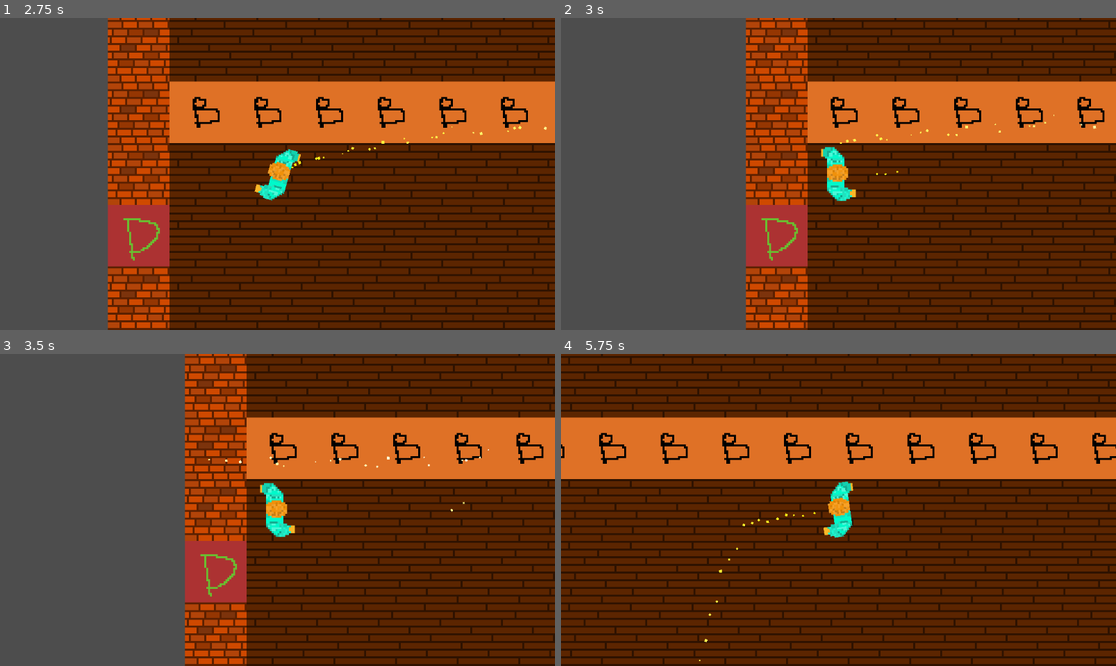
Above: before the commit, frames 1-4 (two rows, left to right).
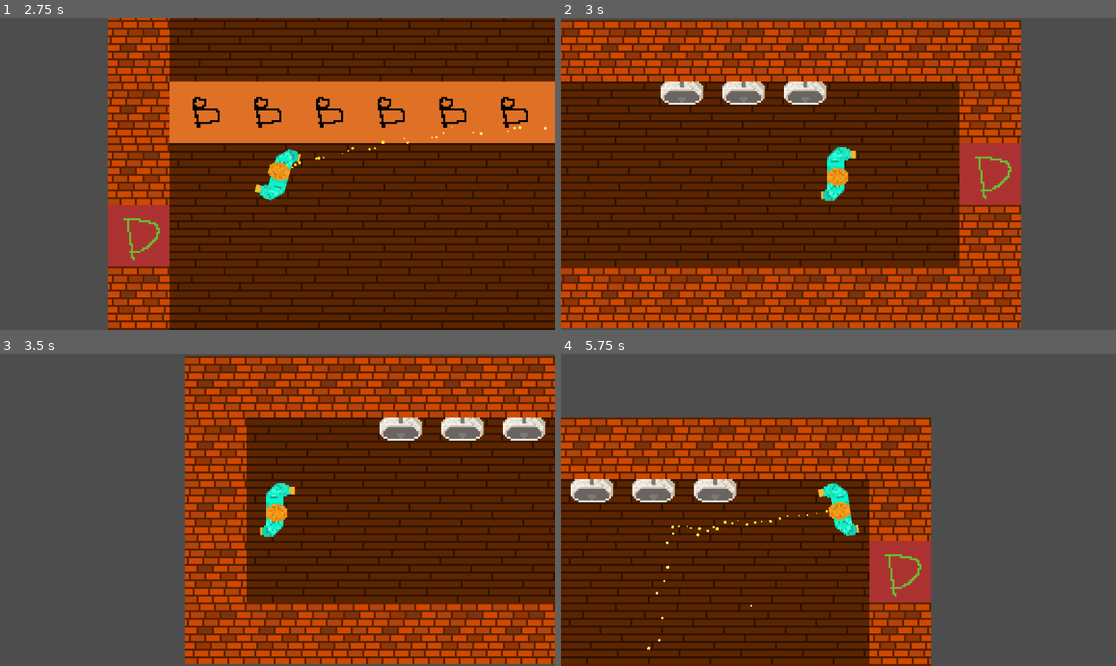
Above: after the commit, the same moments.

Repository: Jibby-Games/PizzaJam11
Game: Godot game, scene res://menu/intro.tscn
Same seed, same stepped clock (60 frames per second), same inputs: the game is played once before the commit and once after it.
Inputs (mouse positions are in pixels of both pictures, inside the frame that each line leads up to):
- Up to frame 1 (2.75 s): move the mouse to (249, 236) at 0.52 s; press the mouse at (249, 236) at 0.53 s; hold W (up) 0.53-2.03 s; move the mouse to (444, 220) at 1.27 s; release the mouse at (444, 220) at 1.28 s; click (444, 220) at 1.35 s; move the mouse to (111, 127) at 2.02 s; press the mouse at (111, 127) at 2.03 s; hold A (left) from 2.03 s (still down)
- Up to frame 2 (3 s): keep holding A (left); move the mouse to (866, 174) at 2.77 s; release the mouse at (866, 174) at 2.78 s; click (866, 174) at 2.85 s
- Up to frame 3 (3.5 s): keep holding A (left)
- Up to frame 4 (5.75 s): move the mouse to (755, 432) at 3.52 s; release A (left) at 3.53 s; press the mouse at (755, 432) at 3.53 s; hold S (down) 3.53-4.28 s; move the mouse to (960, 494) at 4.27 s; release the mouse at (960, 494) at 4.28 s; hold D (right) 4.28-5.03 s; click (960, 494) at 4.35 s; move the mouse to (727, 525) at 5.02 s; press the mouse at (727, 525) at 5.03 s; hold W (up) from 5.03 s (still down)

Frame 1 is identical in both runs. In frame 2, 86% of the frame differs, in the area x 0-100%, y 0-100%; in frame 3, 35%; in frame 4, 70%.

Commit message:
add levels singleton and door trigger

Diff:
--- a/levels/bar.tscn
+++ b/levels/bar.tscn
@@ -1,8 +1,9 @@
-[gd_scene load_steps=4 format=3 uid="uid://cak252ax2v75u"]
+[gd_scene load_steps=5 format=3 uid="uid://cak252ax2v75u"]
 
 [ext_resource type="TileSet" uid="uid://d3jvv1lwq2d2n" path="res://levels/tileset.tres" id="1_c65sc"]
 [ext_resource type="PackedScene" uid="uid://bhx1yxdibm2j7" path="res://player/player.tscn" id="2_fp0kv"]
-[ext_resource type="PackedScene" uid="uid://qelvutlfkss6" path="res://objects/urinal.tscn" id="3_umbor"]
+[ext_resource type="PackedScene" uid="uid://dibhmbwefhtgx" path="res://objects/door_trigger.tscn" id="3_t1mot"]
+[ext_resource type="PackedScene" uid="uid://b82exjq3jokox" path="res://levels/bathroom.tscn" id="4_2djfm"]
 
 [node name="Bar" type="Node2D"]
 
@@ -19,6 +20,6 @@
 rotation = -1.56797
 metadata/_edit_group_ = true
 
-[node name="Urinal" parent="TileMap" instance=ExtResource("3_umbor")]
-position = Vector2(-592, -304)
-rotation = -1.5708
+[node name="DoorTrigger" parent="TileMap" instance=ExtResource("3_t1mot")]
+position = Vector2(-592, -368)
+next_scene = ExtResource("4_2djfm")
--- /dev/null
+++ b/levels/levels.gd
@@ -0,0 +1,4 @@
+extends Node
+
+func change_to(next_level: PackedScene) -> void:
+	get_tree().change_scene_to_packed(next_level)
--- /dev/null
+++ b/levels/levels.tscn
@@ -0,0 +1,6 @@
+[gd_scene load_steps=2 format=3 uid="uid://ftaifnhfowav"]
+
+[ext_resource type="Script" path="res://levels/levels.gd" id="1_tw3du"]
+
+[node name="Levels" type="Node"]
+script = ExtResource("1_tw3du")
--- /dev/null
+++ b/objects/door_trigger.gd
@@ -0,0 +1,6 @@
+extends Area2D
+
+@export var next_scene : PackedScene
+
+func _on_body_entered(body: Node2D) -> void:
+	Levels.change_to(next_scene)
--- /dev/null
+++ b/objects/door_trigger.tscn
@@ -0,0 +1,16 @@
+[gd_scene load_steps=3 format=3 uid="uid://dibhmbwefhtgx"]
+
+[ext_resource type="Script" path="res://objects/door_trigger.gd" id="1_x0syg"]
+
+[sub_resource type="CircleShape2D" id="CircleShape2D_qc1e3"]
+radius = 16.0
+
+[node name="DoorTrigger" type="Area2D"]
+collision_layer = 0
+collision_mask = 2
+script = ExtResource("1_x0syg")
+
+[node name="CollisionShape2D" type="CollisionShape2D" parent="."]
+shape = SubResource("CircleShape2D_qc1e3")
+
+[connection signal="body_entered" from="." to="." method="_on_body_entered"]
--- a/project.godot
+++ b/project.godot
@@ -17,6 +17,7 @@
 [autoload]
 
 UI="*res://ui/ui.tscn"
+Levels="*res://levels/levels.tscn"
 
 [input]
 
